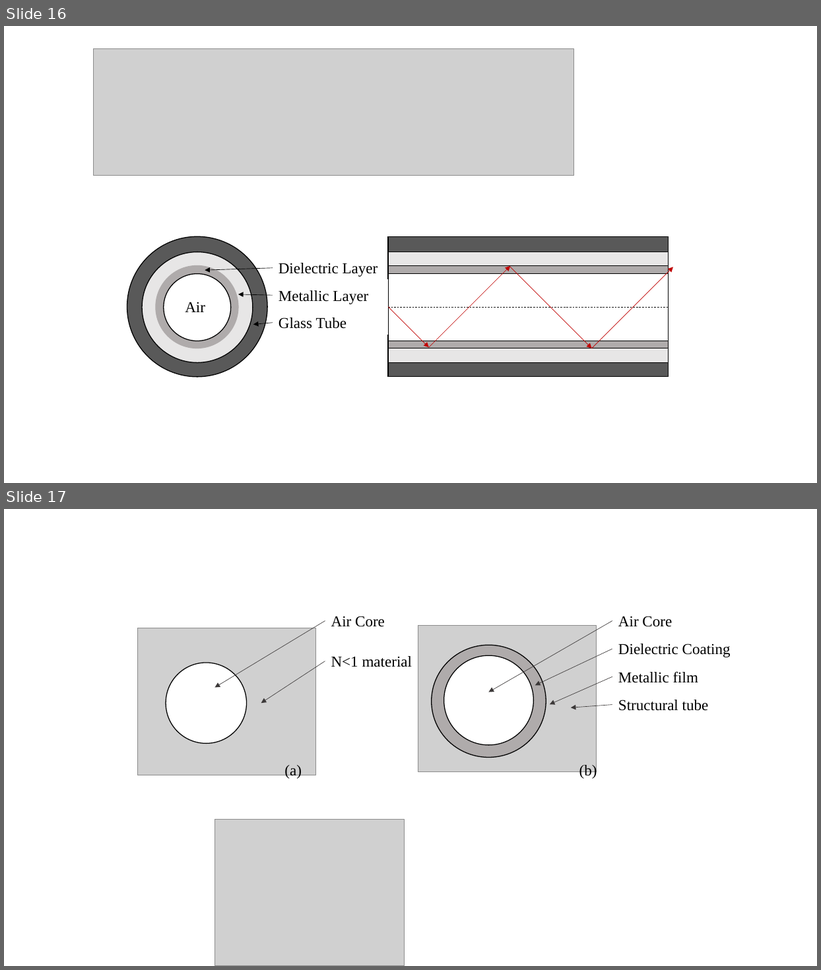
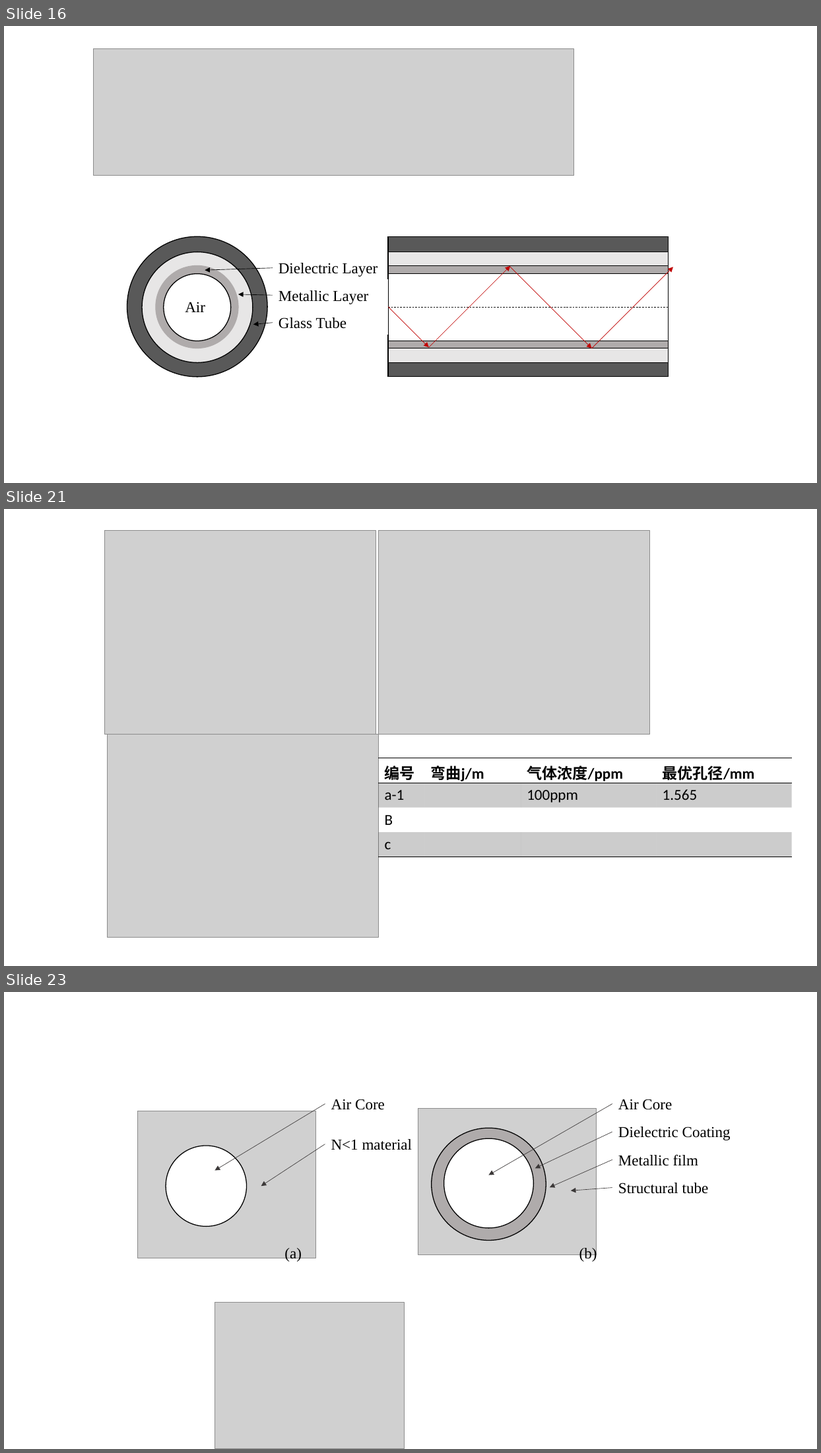
Before and after one commit to alwee021/CV, a slide deck: 毕业论文/论文用图.pptx. Shown one above the other, each under a label of ours: slides 16 and 17 before the commit, slides 16, 21 and 23 after it; the slides between them are not shown. The pictures are 821x970 and 821x1453 pixels, drawn with LibreOffice and Linux fonts; fonts in the diff are those of the drawing; grey boxes stand for pictures. Boxes give left, top, right and bottom in pixels: in the first picture for what was removed or moved away, otherwise in the second. Text is boxed around its words. In the diff, an @@ line names an element or a change of style, - is before the commit and + after.

```diff
--- a/毕业论文/论文用图.pptx
+++ b/毕业论文/论文用图.pptx
@@ slide 21 added at (4, 509, 817, 966), background #FFFFFF @@
@@ picture added at (104, 531, 376, 735) @@
@@ picture added at (378, 531, 650, 735) @@
@@ picture added at (107, 734, 378, 938) @@
@@ table added at (378, 758, 791, 857), 4 rows, 4 columns @@
+编号 | 弯曲j/m | 气体浓度/ppm | 最优孔径/mm
+a-1 |  | 100ppm | 1.565
+B |  |  | 
+c |  |  | 
@@ what was slide 17 is now slide 23 @@
```
Also in this commit, not shown: 1 slide changed, 5 other slides added, 1 other file.
